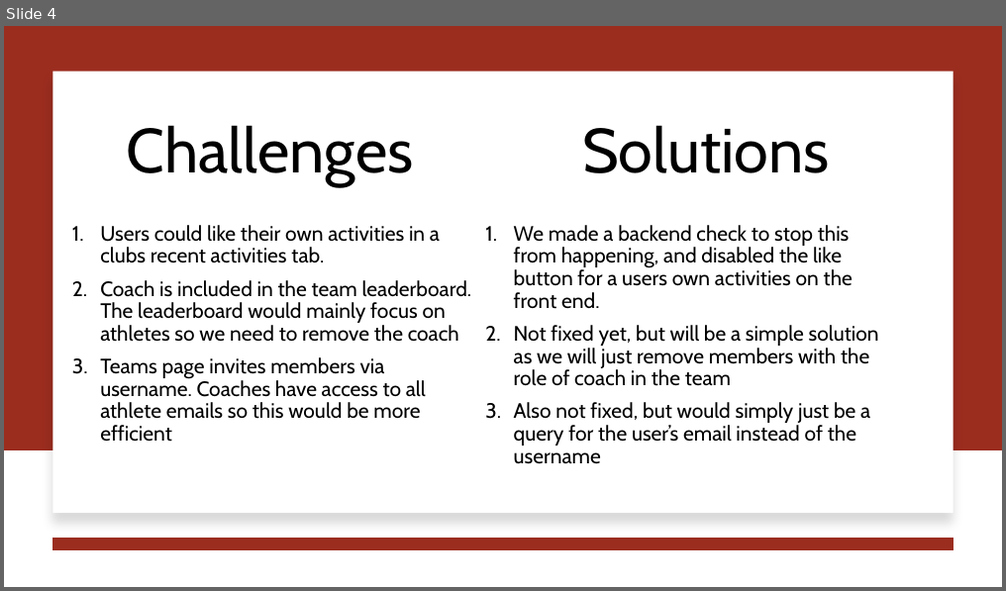
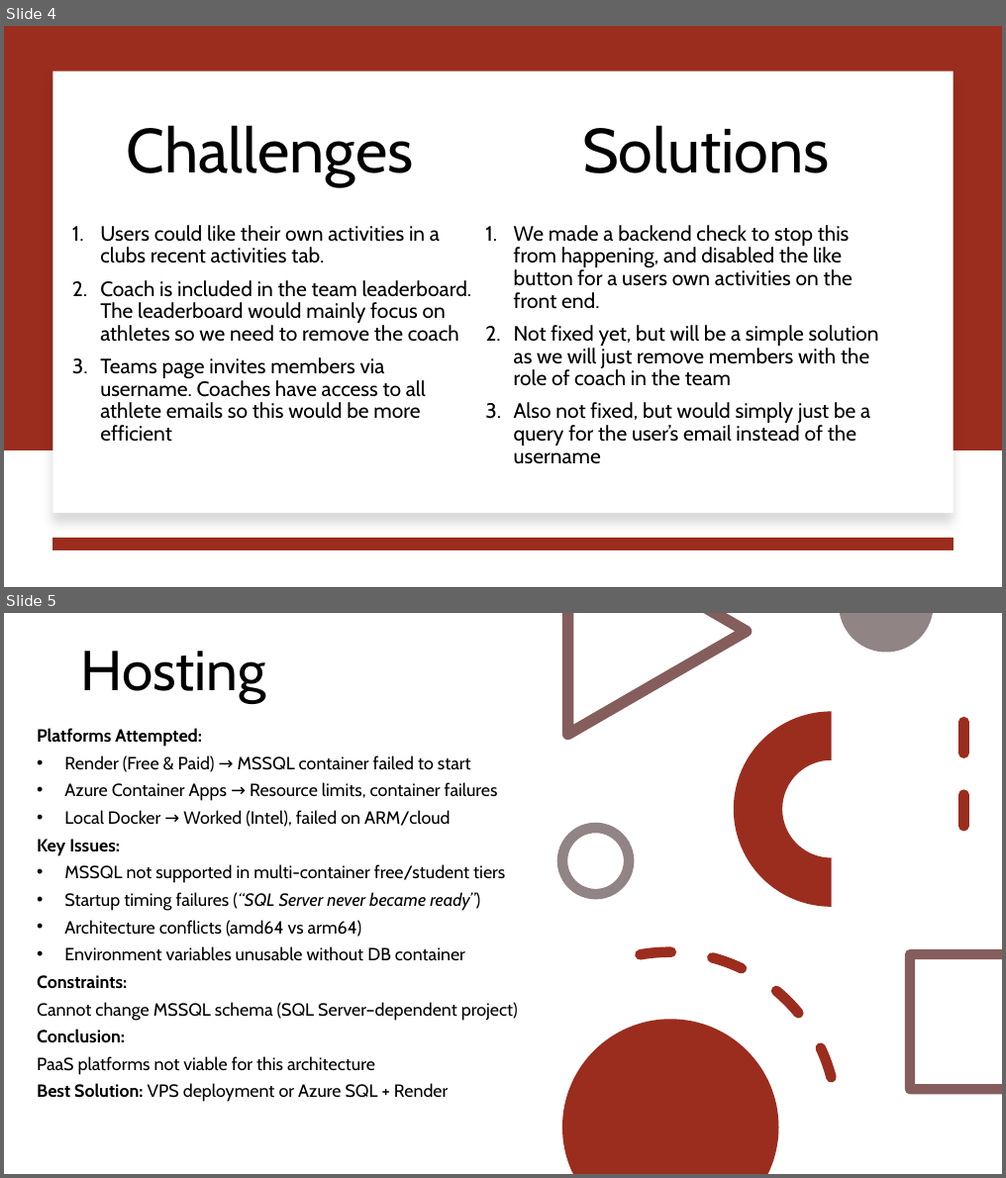
Before and after one commit to jjdeuce06/VulcanActivityTracker, a slide deck: Documentation/Weekly Report/week12/CMSC-4920-Week12-Group2.pptx. Shown one above the other, each under a label of ours: slide 4 before the commit, slides 4 and 5 after it. The pictures are 1006x591 and 1006x1178 pixels, drawn with LibreOffice and Linux fonts; fonts in the diff are those of the drawing. Boxes give left, top, right and bottom in pixels: in the first picture for what was removed or moved away, otherwise in the second. Text is boxed around its words. In the diff, an @@ line names an element or a change of style, - is before the commit and + after.

```diff
--- a/Documentation/Weekly Report/week12/CMSC-4920-Week12-Group2.pptx
+++ b/Documentation/Weekly Report/week12/CMSC-4920-Week12-Group2.pptx
@@ slide 5 added at [4, 613, 1002, 1174], background #FFFFFF @@
@@ freeform shape added at [562, 613, 751, 741], fill #855D5D @@
@@ freeform shape added at [840, 613, 933, 652], fill #918485 @@
@@ title added at [81, 651, 266, 702], 54 pt, text #000000 @@
+Hosting
@@ text added at [37, 728, 518, 1102], 17 pt, text #000000 @@
+Platforms Attempted:
+  • Render (Free & Paid) → MSSQL container failed to start
+  • Azure Container Apps → Resource limits, container failures
+  • Local Docker → Worked (Intel), failed on ARM/cloud
+Key Issues:
+  • MSSQL not supported in multi-container free/student tiers
+  • Startup timing failures (“SQL Server never became ready”)
+  • Architecture conflicts (amd64 vs arm64)
+  • Environment variables unusable without DB container
+Constraints:
+  Cannot change MSSQL schema (SQL Server–dependent project)
+Conclusion:
+  PaaS platforms not viable for this architecture
+  Best Solution: VPS deployment or Azure SQL + Render
@@ arch (boxed as its full ring) added at [734, 711, 930, 906], fill #9B2D1F @@
@@ line added from (963, 722) to (963, 853), #9B2D1F 10 pt dashed @@
@@ ellipse added at [562, 828, 629, 894], outline #918485 10 pt @@
@@ arc (boxed as its full ellipse) added at [476, 926, 864, 1174], outline #9B2D1F 10 pt dashed @@
@@ freeform shape added at [905, 950, 1002, 1095], fill #855D5D @@
@@ freeform shape added at [562, 1020, 779, 1174], fill #9B2D1F @@
```
Also in this commit, not shown: 1 other slide added, 2 other files.
